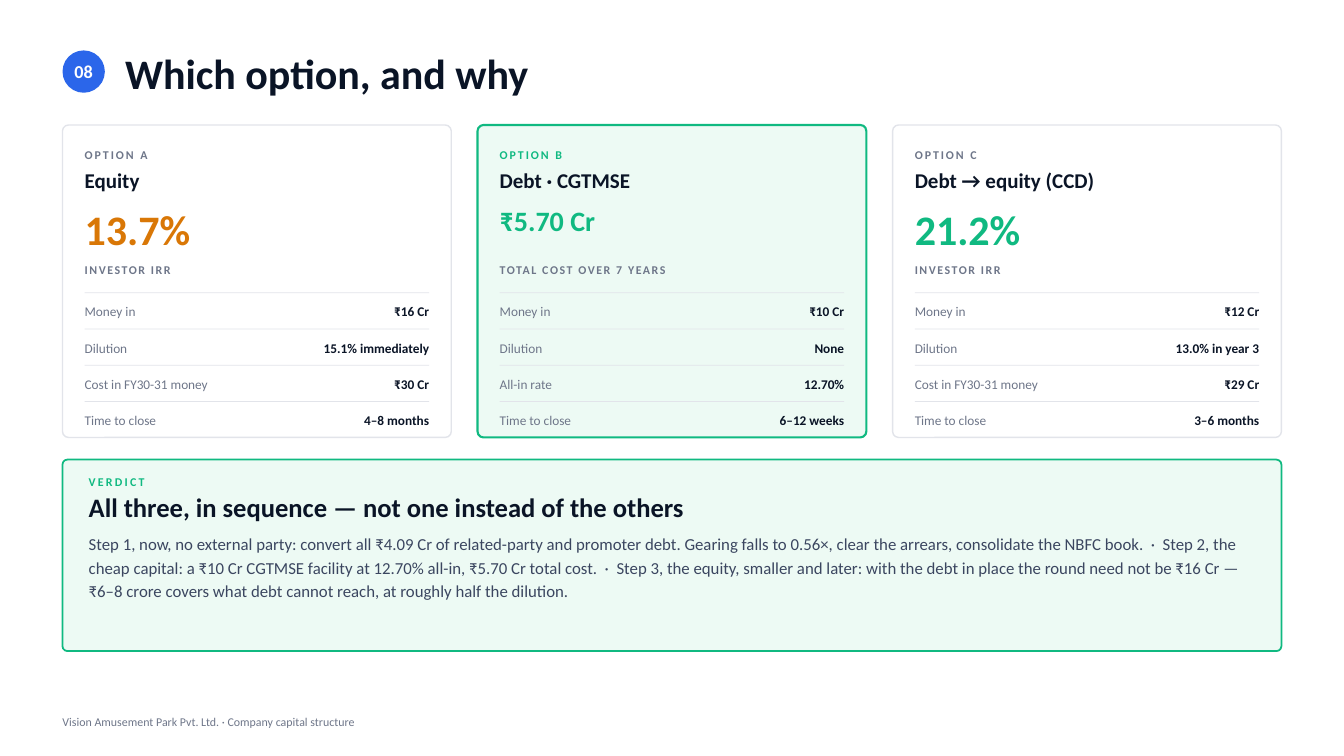
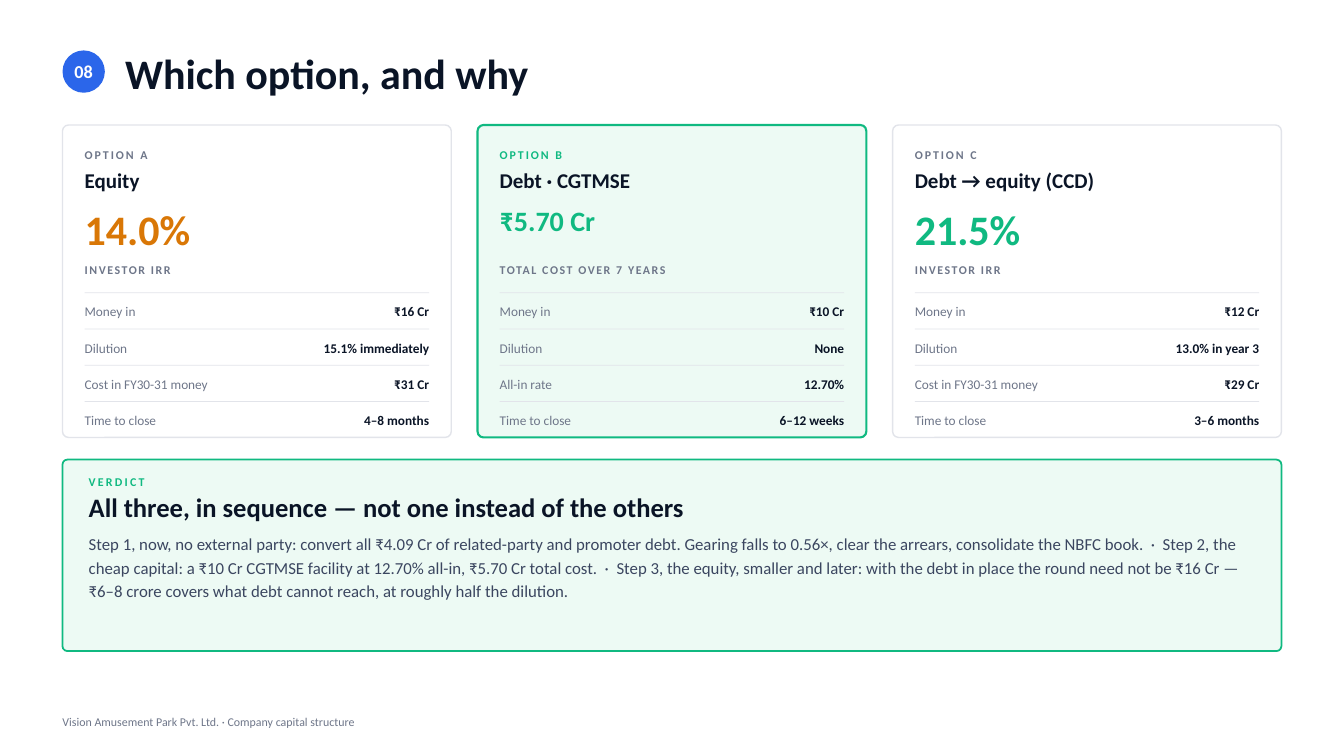
Before and after one commit to eodcfo/vappl-deck, a slide deck: slide 9 of pptx/EOD-Company-Capital-Structure.pptx. Drawn at 1344x756 pixels with LibreOffice and Linux fonts; fonts in the diff are those of the drawing. Boxes give left, top, right and bottom in pixels: in the first picture for what was removed or moved away, otherwise in the second. Text is boxed around its words. In the diff, an @@ line names an element or a change of style, - is before the commit and + after.

```diff
--- a/pptx/EOD-Company-Capital-Structure.pptx
+++ b/pptx/EOD-Company-Capital-Structure.pptx
@@ text at bbox=[85, 216, 191, 246]: text changed @@
-13.7%
+14.0%
@@ text at bbox=[915, 216, 1021, 246]: text changed @@
-21.2%
+21.5%
@@ text at bbox=[394, 380, 429, 389]: text changed @@
-₹30 Cr
+₹31 Cr
```
Also in this commit, not shown: 5 other slides changed, 13 other files.
